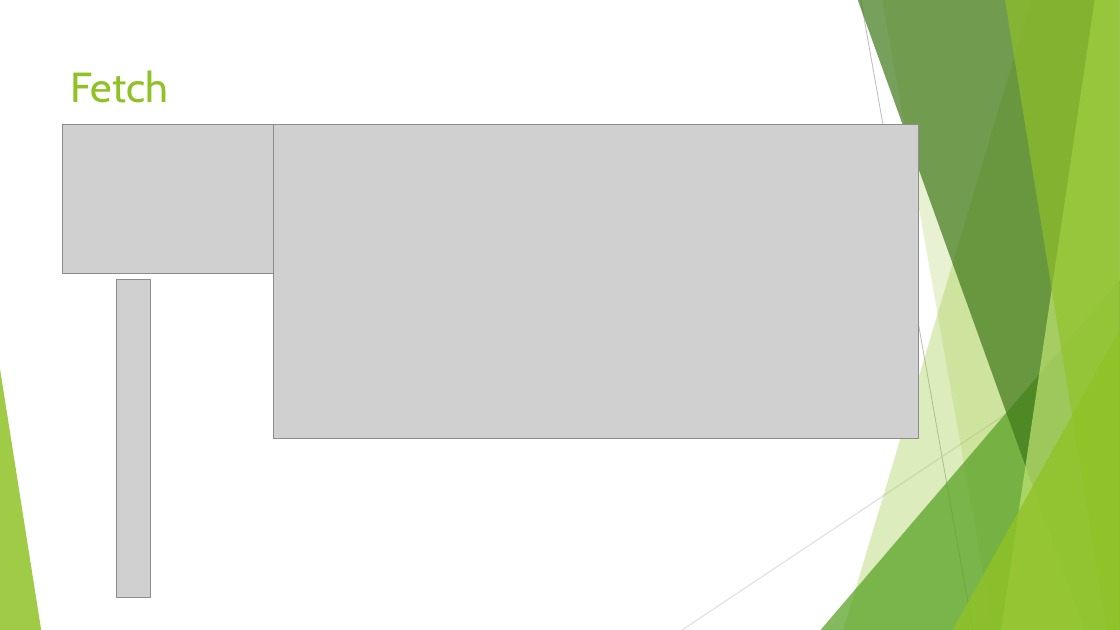
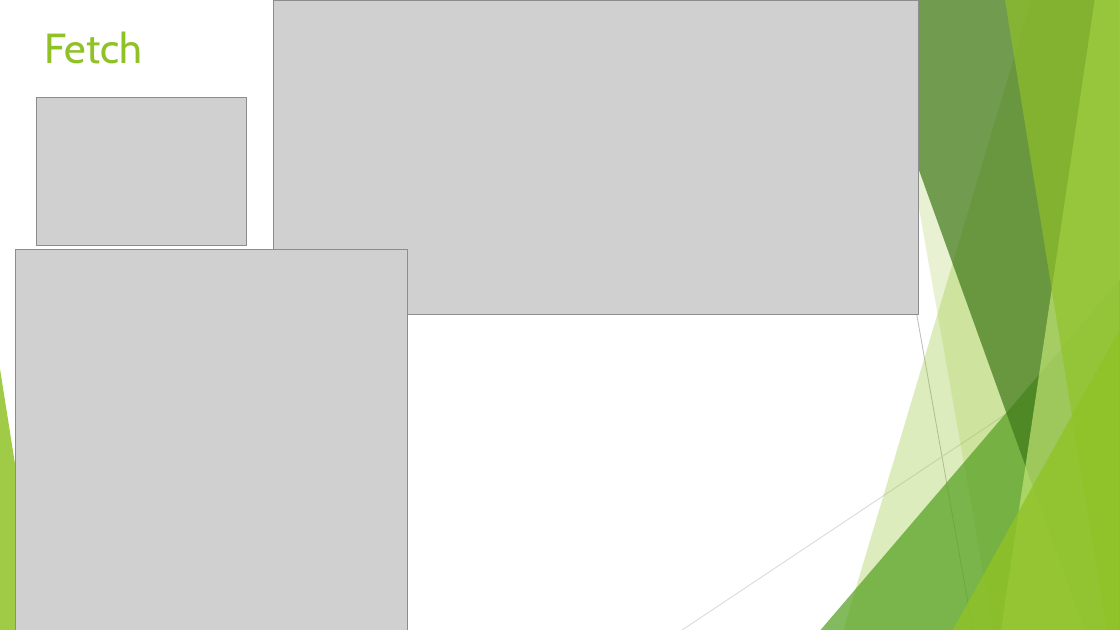
Before and after one commit to rezor21/prezentacja, a slide deck: slide 22 of System kontroli wersji GIT.pptx. Drawn at 1120x630 pixels with LibreOffice and Linux fonts; fonts in the diff are those of the drawing; grey boxes stand for pictures. Boxes give left, top, right and bottom in pixels: in the first picture for what was removed or moved away, otherwise in the second. Text is boxed around its words. In the diff, an @@ line names an element or a change of style, - is before the commit and + after.

Commit message:
update

```diff
--- a/System kontroli wersji GIT.pptx
+++ b/System kontroli wersji GIT.pptx
@@ title "Fetch": place and size @@
-title "Fetch" at [71, 70, 168, 103]
+title "Fetch" at [45, 31, 142, 64]
@@ picture: place and size @@
-picture at [273, 124, 919, 439]
+picture at [273, 0, 919, 314]
@@ picture: place and size @@
-picture at [62, 124, 273, 273]
+picture at [36, 97, 247, 246]
@@ picture added at [15, 250, 408, 630] @@
@@ picture removed at [117, 280, 150, 597] @@
```
